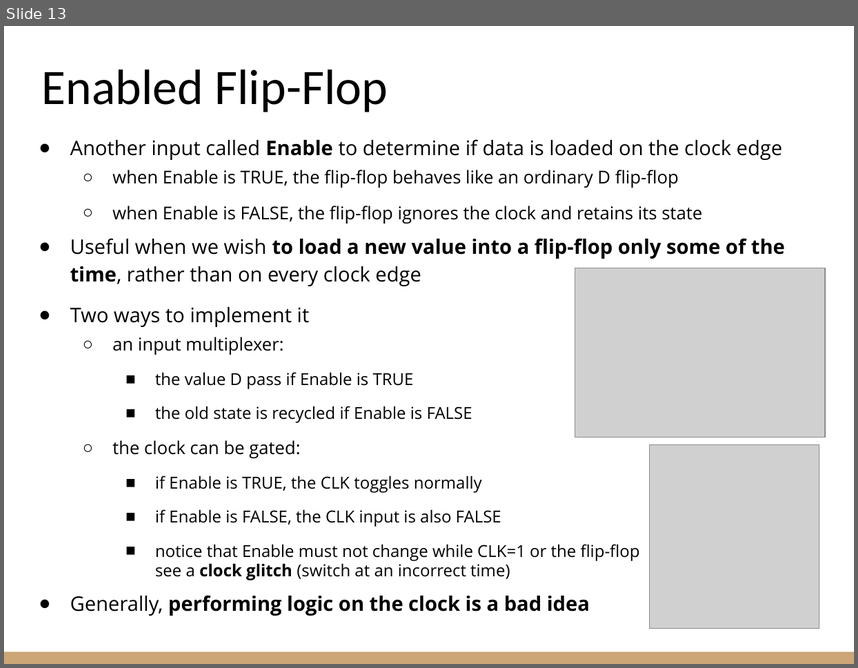
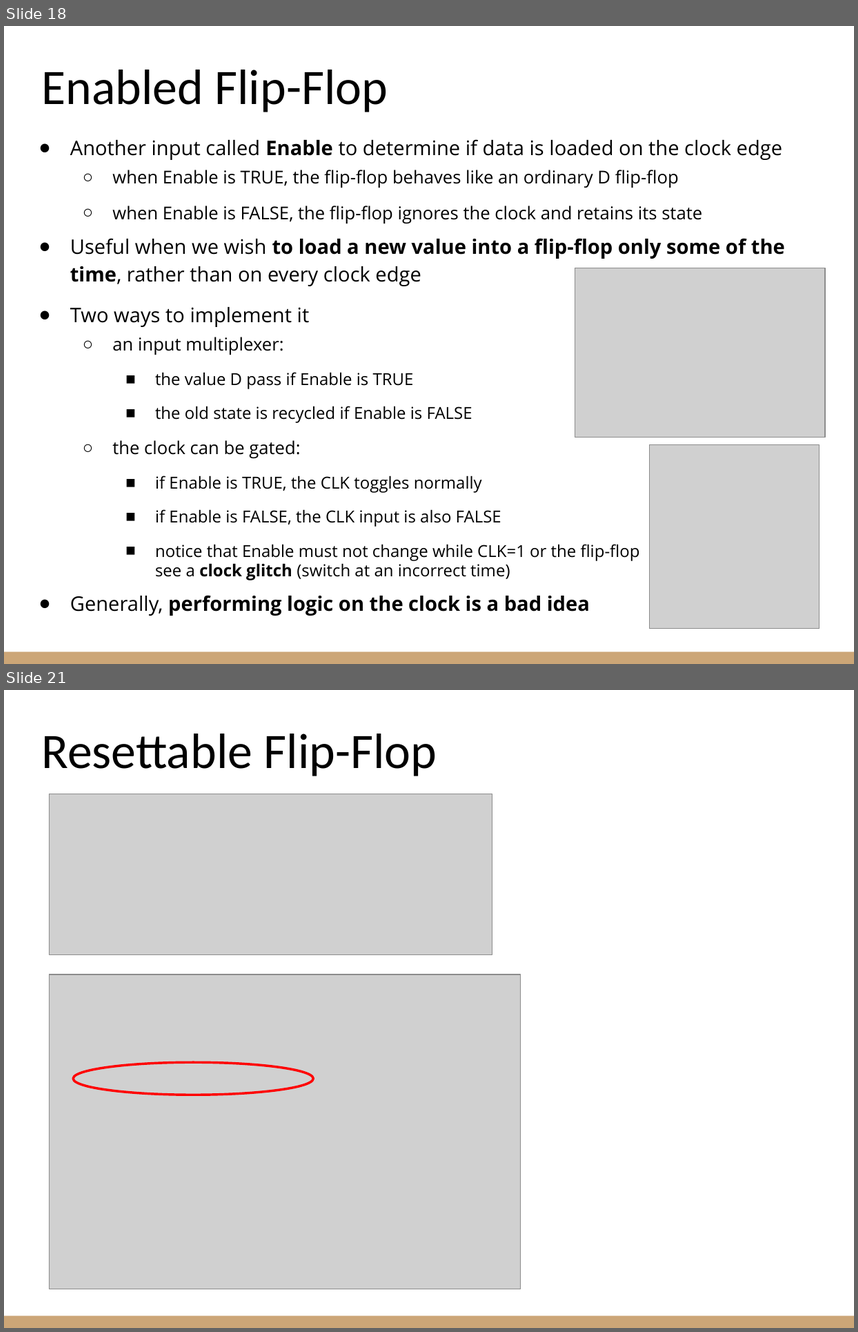
Before and after one commit to riccardoberta/esd, a slide deck: 09 - Sequential Circuits/slides.pptx. Shown one above the other, each under a label of ours: slide 13 before the commit, slides 18 and 21 after it; the slides between them are not shown. The pictures are 858x668 and 858x1332 pixels, drawn with LibreOffice and Linux fonts; fonts in the diff are those of the drawing; grey boxes stand for pictures. Boxes give left, top, right and bottom in pixels: in the first picture for what was removed or moved away, otherwise in the second. Text is boxed around its words. In the diff, an @@ line names an element or a change of style, - is before the commit and + after.

```diff
--- a/09 - Sequential Circuits/slides.pptx
+++ b/09 - Sequential Circuits/slides.pptx
@@ slide 21 added at <box>4,690,854,1328</box>, background #FFFFFF; not listed: 1 template element that a slide beside it also shows @@
@@ title added at <box>41,733,437,776</box>, 42 pt, text #000000 @@
+Resettable Flip-Flop
@@ picture added at <box>49,793,492,954</box> @@
@@ picture added at <box>49,974,520,1288</box> @@
@@ ellipse added at <box>73,1063,313,1094</box>, outline #FF0000 2 pt @@
@@ what was slide 13 is now slide 18 @@
```
Also in this commit, not shown: 8 slides changed, 7 other slides added, 4 slides removed, 36 other files.
